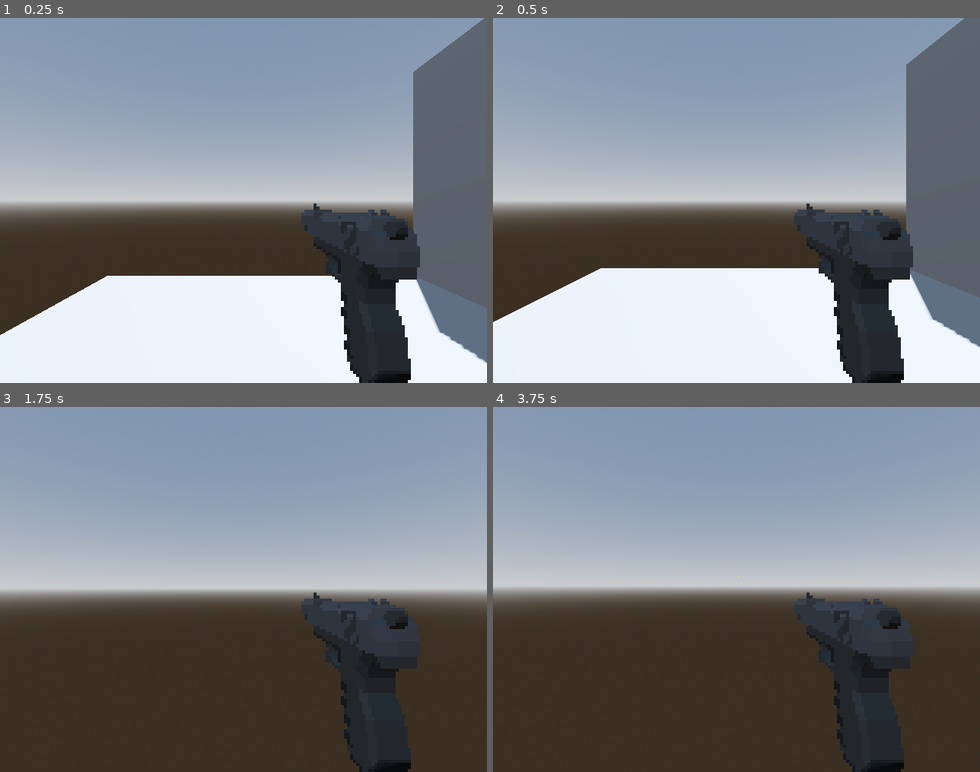
Above: before the commit, frames 1-4 (two rows, left to right).
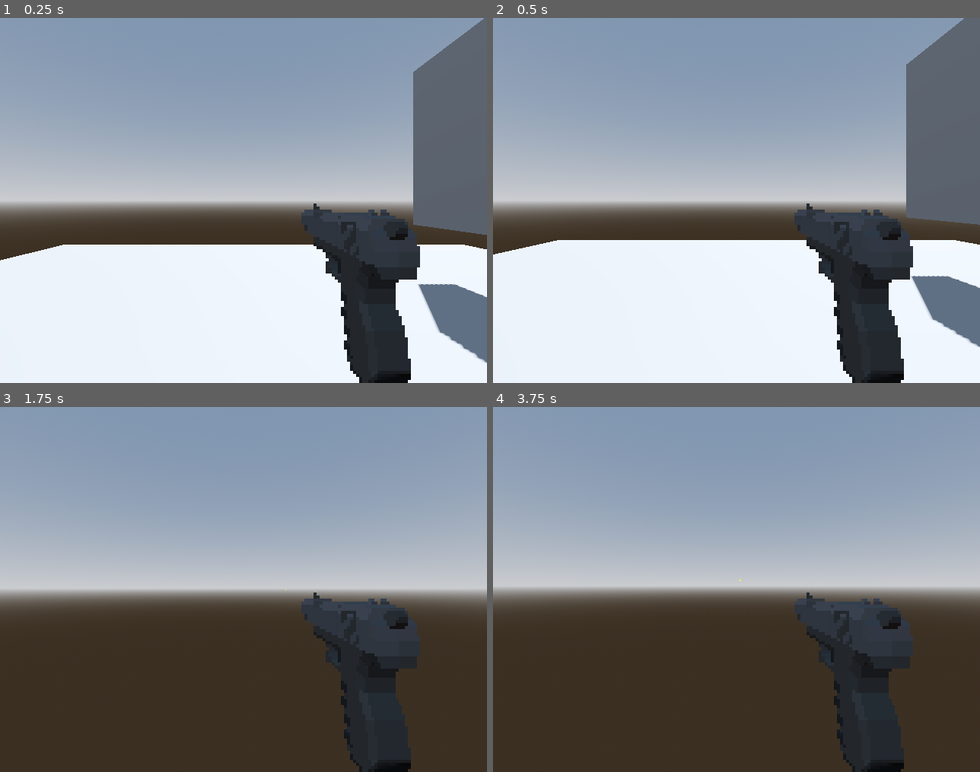
Above: after the commit, the same moments.

Repository: vivithequeen/gmtk-game-jam-2025
Game: Godot game, scene res://scenes/main/main.tscn
Same seed, same stepped clock (60 frames per second), same inputs: the game is played once before the commit and once after it.
Inputs (mouse positions are in pixels of both pictures, inside the frame that each line leads up to):
- Up to frame 1 (0.25 s): no input
- Up to frame 2 (0.5 s): no input
- Up to frame 3 (1.75 s): tap Enter (ui_accept) at 0.5, 0.8, 1.35 s; move the mouse to (267, 589) at 0.52 s; press the mouse at (267, 589) at 0.53 s; hold Up (up) from 0.53 s (still down); tap Space (jump, bound only after the commit) at 0.77, 1.07, 1.52 s; move the mouse to (219, 589) at 1.27 s; release the mouse at (219, 589) at 1.28 s; tap Ctrl (crouch, bound only after the commit) at 1.55 s
- Up to frame 4 (3.75 s): keep holding Up (up); tap Space (jump, bound only after the commit) at 1.82, 3.02, 3.05, 3.32, 3.6 s; tap Enter (ui_accept) at 2, 2.75, 3.5 s; move the mouse to (746, 582) at 2.02 s; hold Ctrl (crouch, bound only after the commit) 2.03-2.78 s; tap Shift (dash, bound only after the commit) at 2.3, 2.85 s; move the mouse to (731, 596) at 2.77 s; move the mouse to (775, 593) at 3.52 s; press the mouse at (775, 593) at 3.53 s

The runs differ from the first frame. In frame 1, 9.7% of the frame differs, in the area x 0-100%, y 56-87%; in frame 2, 9.0%; in frame 3, less than 0.1%; in frame 4, less than 0.1%.

Commit message:
dash and crouch!!

Diff:
--- a/player/player.gd
+++ b/player/player.gd
@@ -1,7 +1,7 @@
 extends CharacterBody3D
 
 
-const SPEED = 5.0
+const SPEED = 12.0
 const JUMP_VELOCITY = 4.5
 const LOOK_SENSE = 0.0025;
 
@@ -14,29 +14,43 @@
 
 var paused := false;
 
+var can_double_jump := false;
+
+#dash
+var dash_timer := 0.0;
+var dash_amount := 0.15;
+var dash_speed :=40.0;
+var dash_direction : Vector2
+
+var is_crouching = false
 func _ready() -> void:
 	update_mouse_mode()
 func _physics_process(delta: float) -> void:
 	# Add the gravity.
 	#headbob(delta);
-	if not is_on_floor():
+	crouch();
+	if not is_on_floor() and !dash_direction:
 		velocity += get_gravity() * delta
+	if(Input.is_action_just_pressed("jump") and can_double_jump):
+		can_double_jump = false;
+		velocity.y = JUMP_VELOCITY
+	# Handle jump.
+	if Input.is_action_just_pressed("jump") and is_on_floor():
+		velocity.y = JUMP_VELOCITY
+		can_double_jump = true;
 
-	# Handle jump.
-	if Input.is_action_just_pressed("ui_accept") and is_on_floor():
-		velocity.y = JUMP_VELOCITY
 
 	# Get the input direction and handle the movement/deceleration.
 	# As good practice, you should replace UI actions with custom gameplay actions.
 	var input_dir := Input.get_vector("left", "right", "up", "down")
 	var direction := (transform.basis * Vector3(input_dir.x, 0, input_dir.y)).normalized()
 	if direction:
-		velocity.x = direction.x * SPEED
-		velocity.z = direction.z * SPEED
+		velocity.x = direction.x * SPEED * (0.5 if is_crouching else 1.0);
+		velocity.z = direction.z * SPEED * (0.5 if is_crouching else 1.0);
 	else:
 		velocity.x = move_toward(velocity.x, 0, SPEED)
 		velocity.z = move_toward(velocity.z, 0, SPEED)
-
+	dash(delta,input_dir)
 	move_and_slide()
 
 
@@ -45,8 +59,6 @@
 		rotation.y +=(-event.relative.x * LOOK_SENSE);
 		camera.rotation.x+=(-event.relative.y*LOOK_SENSE)
 		camera.rotation.x = clamp(camera.rotation.x, -PI/2, PI/2);
-		var tween = get_tree().create_tween()
-		tween.tween_property(camera,"position:y",sin(headbob_timer) * headbob_distance + 1,0.1)
 
 
 func headbob(delta):
@@ -55,7 +67,35 @@
 	if (headbob_timer > PI):
 		headbob_timer = 0;
 
+func vec3tovec2(vec3 : Vector3) ->Vector2:
+	return Vector2(vec3.x,vec3.z);
 
+func dash(delta,input_dir):
+	if(Input.is_action_just_pressed("dash")):#start dash
+		dash_timer = dash_amount;
+		if(input_dir):
+			velocity.y = 0;
+			dash_direction = vec3tovec2((transform.basis * Vector3(input_dir.x, 0, input_dir.y)).normalized());
+		else:
+			dash_direction = vec3tovec2((transform.basis * Vector3(0, 0, -1)).normalized());
+	if(dash_timer>=0):
+		dash_timer-=delta
+		velocity.x =dash_direction.x * dash_speed
+		velocity.z =dash_direction.y * dash_speed
+	else:
+		dash_direction = Vector2.ZERO
+
+
+
+func crouch():
+	is_crouching = Input.is_action_pressed("crouch");
+	if $crouchcast.is_colliding() and !is_crouching :
+		is_crouching = true
+
+	$CollisionShape3D.shape.height = 1 if is_crouching else 2;
+	$CollisionShape3D.position.y = -0.5 if is_crouching else 0.0
+	var tween = get_tree().create_tween()
+	tween.tween_property(camera,"position:y",0 if is_crouching else 1,0.1)
 
 
 
--- a/player/player.tscn
+++ b/player/player.tscn
@@ -35,3 +35,6 @@
 
 [node name="bullet_spawn" type="Node3D" parent="Camera3D"]
 transform = Transform3D(1, 0, 0, 0, 1, 0, 0, 0, 1, 0.452672, -0.117475, -1.62088)
+
+[node name="crouchcast" type="RayCast3D" parent="."]
+target_position = Vector3(0, 1, 0)
--- a/player/projectiles/bullet.gd
+++ b/player/projectiles/bullet.gd
@@ -7,7 +7,7 @@
 	global_position = spawn_pos;
 	global_rotation = spawn_rot;
 func _physics_process(delta: float) -> void:
-	global_position+=(global_position - $direction.global_position) * 16;
+	global_position+=(global_position - $direction.global_position) * 8;
 
 func _on_body_entered(body:Node3D) -> void:
 	if body is StaticBody3D || body is CSGBox3D:
--- a/player/projectiles/pistol_bullet.tscn
+++ b/player/projectiles/pistol_bullet.tscn
@@ -1,7 +1,10 @@
-[gd_scene load_steps=3 format=3 uid="uid://dcoosj1vffihp"]
+[gd_scene load_steps=4 format=3 uid="uid://dcoosj1vffihp"]
 
 [ext_resource type="Script" uid="uid://b84dlavarffy" path="res://player/projectiles/bullet.gd" id="1_fwp4r"]
 [ext_resource type="Texture2D" uid="uid://l2ygleglbolx" path="res://player/projectiles/bullet.png" id="2_bqk4y"]
+
+[sub_resource type="BoxShape3D" id="BoxShape3D_bqk4y"]
+size = Vector3(0.2, 0.2, 1)
 
 [node name="PistolBullet" type="Area3D"]
 script = ExtResource("1_fwp4r")
@@ -61,5 +64,9 @@
 one_shot = true
 autostart = true
 
+[node name="CollisionShape3D" type="CollisionShape3D" parent="."]
+transform = Transform3D(1, 0, 0, 0, 1, 0, 0, 0, 1, -2.98023e-08, -2.98023e-08, 0.35)
+shape = SubResource("BoxShape3D_bqk4y")
+
 [connection signal="body_entered" from="." to="." method="_on_body_entered"]
 [connection signal="timeout" from="Timer" to="." method="_on_timer_timeout"]
--- a/player/weapons/weapon.gd
+++ b/player/weapons/weapon.gd
@@ -1,7 +1,7 @@
 extends Node3D
 
 
-@export var fire_rate : int = 0.5; #seconds between bullet
+@export var fire_rate : float = 0.2; #seconds between bullet
 @export var bullet_type : PackedScene;
 @export var mag_size : int = 3;
 #@export var mag_type
--- a/project.godot
+++ b/project.godot
@@ -57,6 +57,24 @@
 , Object(InputEventJoypadMotion,"resource_local_to_scene":false,"resource_name":"","device":-1,"axis":5,"axis_value":1.0,"script":null)
 ]
 }
+crouch={
+"deadzone": 0.2,
+"events": [Object(InputEventKey,"resource_local_to_scene":false,"resource_name":"","device":-1,"window_id":0,"alt_pressed":false,"shift_pressed":false,"ctrl_pressed":false,"meta_pressed":false,"pressed":false,"keycode":0,"physical_keycode":4194326,"key_label":0,"unicode":0,"location":0,"echo":false,"script":null)
+, Object(InputEventJoypadButton,"resource_local_to_scene":false,"resource_name":"","device":-1,"button_index":8,"pressure":0.0,"pressed":true,"script":null)
+]
+}
+dash={
+"deadzone": 0.2,
+"events": [Object(InputEventKey,"resource_local_to_scene":false,"resource_name":"","device":-1,"window_id":0,"alt_pressed":false,"shift_pressed":false,"ctrl_pressed":false,"meta_pressed":false,"pressed":false,"keycode":0,"physical_keycode":4194325,"key_label":0,"unicode":0,"location":0,"echo":false,"script":null)
+, Object(InputEventJoypadButton,"resource_local_to_scene":false,"resource_name":"","device":-1,"button_index":2,"pressure":0.0,"pressed":true,"script":null)
+]
+}
+jump={
+"deadzone": 0.2,
+"events": [Object(InputEventKey,"resource_local_to_scene":false,"resource_name":"","device":-1,"window_id":0,"alt_pressed":false,"shift_pressed":false,"ctrl_pressed":false,"meta_pressed":false,"pressed":false,"keycode":0,"physical_keycode":32,"key_label":0,"unicode":32,"location":0,"echo":false,"script":null)
+, Object(InputEventJoypadButton,"resource_local_to_scene":false,"resource_name":"","device":-1,"button_index":0,"pressure":0.0,"pressed":true,"script":null)
+]
+}
 
 [rendering]
 
--- a/scenes/main/main.tscn
+++ b/scenes/main/main.tscn
@@ -26,12 +26,12 @@
 
 [node name="CSGBox3D" type="CSGBox3D" parent="."]
 use_collision = true
-size = Vector3(10, 1, 10)
+size = Vector3(20, 1, 20)
 
 [node name="CSGBox3D2" type="CSGBox3D" parent="."]
-transform = Transform3D(1, 0, 0, 0, 1, 0, 0, 0, 1, 4.5, 3.5, 0)
+transform = Transform3D(1, 0, 0, 0, 1, 0, 0, 0, 1, 4.5, 4.25146, 0)
 use_collision = true
-size = Vector3(1, 6, 10)
+size = Vector3(1, 4.49707, 10)
 
 [node name="Player" parent="." instance=ExtResource("1_hyk8p")]
 transform = Transform3D(1, 0, 0, 0, 1, 0, 0, 0, 1, -1, 2, 2)
Not shown, added: export_presets.cfg
Binary file added: map.png
Not shown, added: map.png.import
Not shown, changed: upgrades.txt
